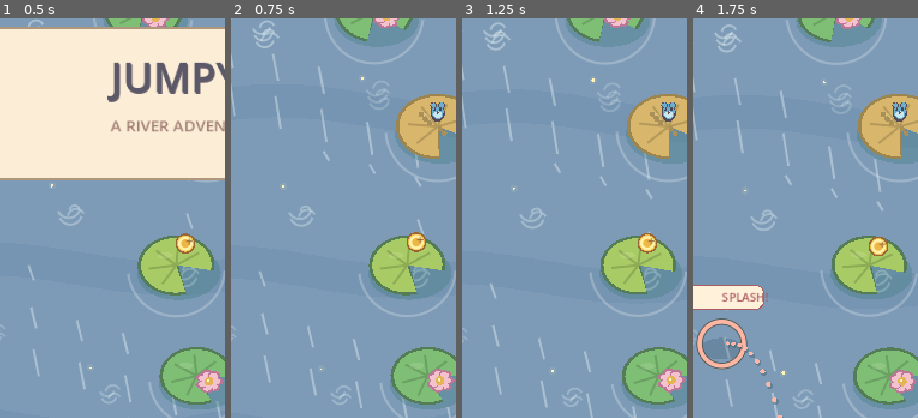
Above: before the commit, frames 1-4 (left to right).
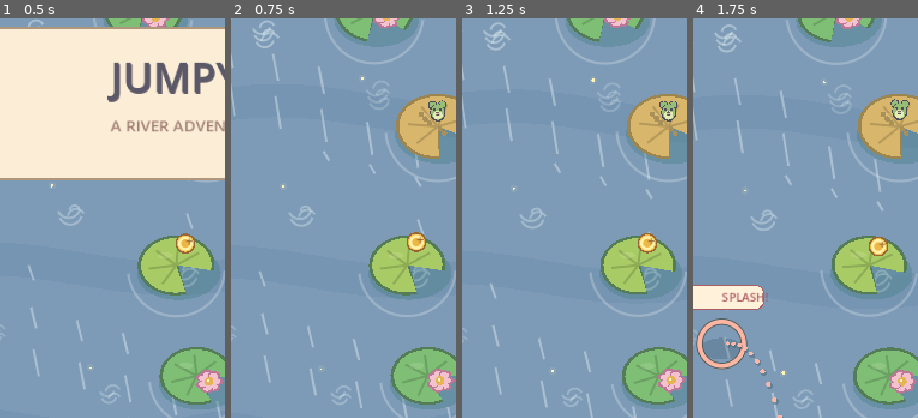
Above: after the commit, the same moments.

Repository: dbrckk/Jumpy-frog
Game: Godot game, scene res://main.tscn
Same seed, same stepped clock (60 frames per second), same inputs: the game is played once before the commit and once after it.
Inputs (mouse positions are % of the whole screen's width and height, from its top left):
- Up to frame 1 (0.5 s): no input
- Up to frame 2 (0.75 s): tap Enter at 0.5 s; move the mouse to (72, 45) at 0.52 s; tap R at 0.6 s; click (72, 45) at 0.67 s
- Up to frame 3 (1.25 s): tap Space at 0.77 s
- Up to frame 4 (1.75 s): drag from (30, 55) to (45, 70) at 1.27 s
The pictures show only the part of the screen within x 26-76%, y 12-62%; the shares and areas given below are measured in that part.

Frame 1 is identical in both runs. In frame 2, 0.3% of the frame differs, in the area x 87-96%, y 20-26%; in frame 3, 0.3%; in frame 4, 0.3%, in the area x 87-97%, y 20-26%.

Commit message:
feat(art): unique animated bird, fox, bunny and frog companions

Diff:
--- a/scripts/art.gd
+++ b/scripts/art.gd
@@ -47,7 +47,7 @@
 		if bool(pad["coin"]):
 			_coin(c, screen + Vector2(11, -25 + sin(time * 3.0 + float(pad["id"])) * 3), time)
 		if bool(pad["pet"]):
-			_friend(c, screen + Vector2(0, -18), 0, 0.82)
+			_friend(c, screen + Vector2(0, -18), int(pad["id"]) % 4, 0.82, time)
 	_wave(c, ANCHOR - (wave_m - cam) * SCALE, time)
 	if aiming:
 		_aim_guide(c, player_at, aim_at, time, aim_valid)
@@ -186,31 +186,63 @@
 	c.draw_arc(pos, 7.0, 0, TAU, 30, Color("#fff1a5"), 2.3, true)
 	text(c, "+", pos + Vector2(0, -3), 16, Color("#936636"))
 
-static func _friend(c: CanvasItem, at: Vector2, kind: int, scale: float = 1.0) -> void:
-	var main: Color
-	var secondary: Color
-	match kind % 4:
-		0:
-			main = Color("#6caed0")
-			secondary = Color("#c8e8ed")
-		1:
-			main = Color("#e6a66f")
-			secondary = Color("#fce3c0")
-		2:
-			main = Color("#a78cc0")
-			secondary = Color("#efcfeb")
-		_:
-			main = Color("#96bd6c")
-			secondary = Color("#daedaa")
-	var r := 10.5 * scale
-	ellipse(c, at + Vector2(0, 1.5), Vector2(r, r * 1.25), Color("#554954"))
-	ellipse(c, at, Vector2(r - 1.5, r * 1.2 - 1.0), main)
-	ellipse(c, at + Vector2(0, 4.5 * scale), Vector2(6, 5) * scale, secondary)
+static func _friend(c: CanvasItem, at: Vector2, kind: int, scale: float = 1.0, time: float = 0.0) -> void:
+	# Four readable species; silhouettes remain distinct even when stacked.
+	var species := posmod(kind, 4)
+	var colors := [Color("#73acd0"), Color("#e6aa70"), Color("#aa90c8"), Color("#97be76")]
+	var bellies := [Color("#d5ecf0"), Color("#ffe2c0"), Color("#f0d9eb"), Color("#e7ecb5")]
+	var main: Color = colors[species]
+	var belly: Color = bellies[species]
+	var ink := Color("#504b58")
+	var blink := fposmod(time * (0.83 + species * 0.07) + kind * 1.93, 4.7) < 0.12
+	var bob := sin(time * (3.0 + species * 0.23) + kind * 1.4) * 0.9
+	c.draw_set_transform(at + Vector2(0, bob), sin(time * 2.4 + kind) * 0.045, Vector2(scale, scale))
+	# Species 0: blue bird with feather crest and side wings.
+	if species == 0:
+		ellipse(c, Vector2(-11, 4), Vector2(7, 9), ink)
+		ellipse(c, Vector2(-11, 3), Vector2(6, 8), main.darkened(0.16))
+		ellipse(c, Vector2(10, 4), Vector2(7, 9), ink)
+		ellipse(c, Vector2(10, 3), Vector2(6, 8), main.darkened(0.16))
+		for i in range(3):
+			ellipse(c, Vector2(-3 + i * 4, -15 - (1 if i == 1 else 0)), Vector2(2.8, 6), main.lightened(0.12))
+	# Species 1: fox ears and a golden tail.
+	elif species == 1:
+		ellipse(c, Vector2(10, 8), Vector2(7, 11), ink)
+		ellipse(c, Vector2(11, 7), Vector2(5, 9), main)
+		for side in [-1, 1]:
+			var ear := PackedVector2Array([Vector2(side * 4, -6), Vector2(side * 12, -21), Vector2(side * 12, -3)])
+			c.draw_colored_polygon(ear, ink)
+			var inside := PackedVector2Array([Vector2(side * 5, -7), Vector2(side * 11, -18), Vector2(side * 10, -5)])
+			c.draw_colored_polygon(inside, Color("#edc3a0"))
+	# Species 2: floppy bunny ears.
+	elif species == 2:
+		for side in [-1, 1]:
+			ellipse(c, Vector2(side * 7, -18), Vector2(4.4, 13), ink)
+			ellipse(c, Vector2(side * 7, -18), Vector2(3, 11), main)
+			ellipse(c, Vector2(side * 7, -18), Vector2(1.5, 8), Color("#ebbbd3"))
+	# Species 3: frog eye bumps, without mistaken fox/bunny ears.
+	else:
+		for side in [-1, 1]:
+			c.draw_circle(Vector2(side * 7, -10), 6.5, ink)
+			c.draw_circle(Vector2(side * 7, -10), 5, main)
+	ellipse(c, Vector2(0, 1), Vector2(11.2, 13), ink)
+	ellipse(c, Vector2(0, 0), Vector2(9.8, 11.6), main)
+	ellipse(c, Vector2(0, 5), Vector2(6.5, 6.4), belly)
 	for side in [-1, 1]:
-		c.draw_circle(at + Vector2(6.0 * side, -9.0) * scale, 5.1 * scale, Color("#5a4f56"))
-		c.draw_circle(at + Vector2(6.0 * side, -9.0) * scale, 3.7 * scale, main)
-		c.draw_circle(at + Vector2(4.0 * side, -2.6) * scale, 1.9 * scale, INK)
-	c.draw_circle(at + Vector2(0, 1.5) * scale, 2 * scale, Color("#744b53"))
+		var eye := Vector2(side * 4.3, -3.6)
+		if blink:
+			line(c, eye + Vector2(-1.8, 0), eye + Vector2(1.8, 0), ink, 1.3)
+		else:
+			c.draw_circle(eye, 1.85, ink)
+			c.draw_circle(eye + Vector2(-0.4, -0.4), 0.58, Color.WHITE)
+	ellipse(c, Vector2(0, 0.8), Vector2(2.5, 1.7), Color("#805861"))
+	if species == 0:
+		var beak := PackedVector2Array([Vector2(-3, 1), Vector2(3, 1), Vector2(0, 6)])
+		c.draw_colored_polygon(beak, Color("#f5c56c"))
+	elif species == 3:
+		line(c, Vector2(-2, 4), Vector2(2, 4), ink, 0.9)
+	c.draw_set_transform(Vector2.ZERO)
+
 
 static func _character(c: CanvasItem, at: Vector2, height: float, pets: int, t: float, airborne: bool, tilt: float, squash: float, sway: float, blink: float, impact: float, celebration: float) -> void:
 	# Animated vector puppet: springy takeoff, landing compression and follow-through.
@@ -271,7 +303,7 @@
 		var lag := sway * (8.0 + level * 5.0)
 		var follow := sin(t * 3.6 - level * 0.65) * (1.1 + level * 0.3)
 		var passenger := stack_top + Vector2(lag + follow, -level * 18.0 + sin(t * 4.5 - level * 0.6) * 1.6 - celebration * (4.0 + level * 1.2))
-		_friend(c, passenger, i, 0.84 + celebration * 0.07)
+		_friend(c, passenger, i, 0.84 + celebration * 0.07, t)
 	if pets > 0:
 		c.draw_circle(stack_top + Vector2(-14, -pets * 17), 2.5, Color("#fff4ad"))
 
